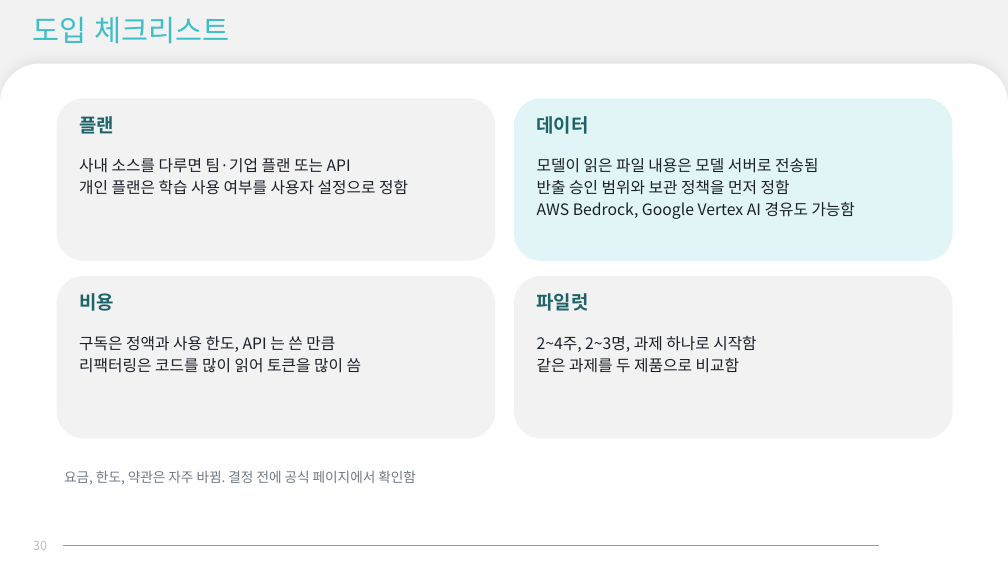
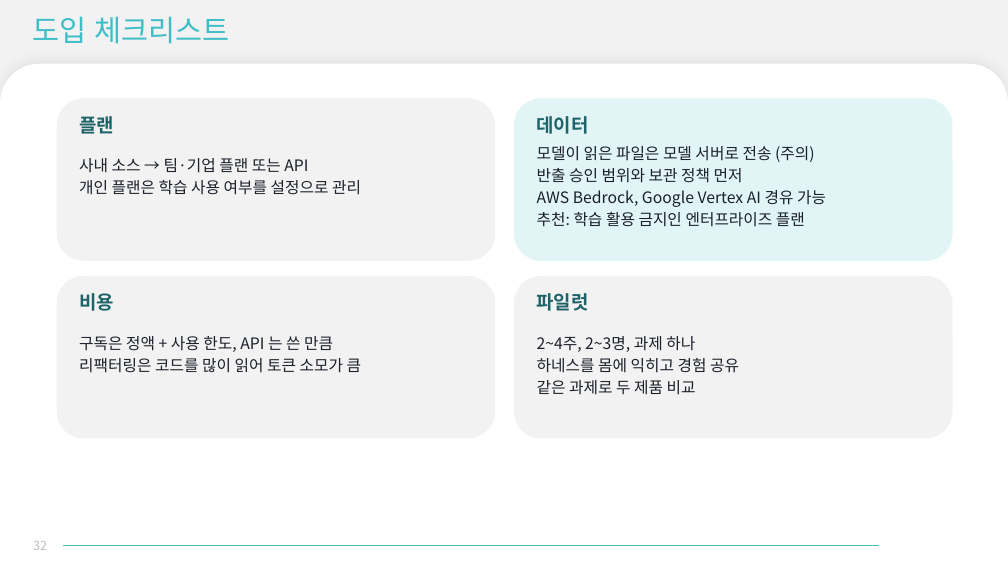
Before and after one commit to evespimrose/SVD-Harness, a slide deck: slide 32 of docs/presentation/LLM-도입-발표.pptx (slide 30 before the commit). Drawn at 1008x567 pixels with LibreOffice and Linux fonts; fonts in the diff are those of the drawing; background and template pictures are left out. Boxes give left, top, right and bottom in pixels: in the first picture for what was removed or moved away, otherwise in the second. Text is boxed around its words. In the diff, an @@ line names an element or a change of style, - is before the commit and + after.

Commit message:
docs: 발표 문구 정리와 요금제 슬라이드 추가

```diff
--- a/docs/presentation/LLM-도입-발표.pptx
+++ b/docs/presentation/LLM-도입-발표.pptx
@@ text at [537, 146, 826, 227]: text changed @@
-모델이 읽은 파일 내용은 모델 서버로 전송됨
-반출 승인 범위와 보관 정책을 먼저 정함
-AWS Bedrock, Google Vertex AI 경유도 가능함
+모델이 읽은 파일은 모델 서버로 전송 (주의)
+반출 승인 범위와 보관 정책 먼저
+AWS Bedrock, Google Vertex AI 경유 가능
+추천: 학습 활용 금지인 엔터프라이즈 플랜
@@ text at [79, 158, 361, 195]: text changed @@
-사내 소스를 다루면 팀·기업 플랜 또는 API
-개인 플랜은 학습 사용 여부를 사용자 설정으로 정함
+사내 소스 → 팀·기업 플랜 또는 API
+개인 플랜은 학습 사용 여부를 설정으로 관리
@@ text at [79, 336, 361, 373]: text changed @@
-구독은 정액과 사용 한도, API 는 쓴 만큼
-리팩터링은 코드를 많이 읽어 토큰을 많이 씀
+구독은 정액 + 사용 한도, API 는 쓴 만큼
+리팩터링은 코드를 많이 읽어 토큰 소모가 큼
@@ text at [537, 336, 739, 395]: text changed @@
-2~4주, 2~3명, 과제 하나로 시작함
-같은 과제를 두 제품으로 비교함
+2~4주, 2~3명, 과제 하나
+하네스를 몸에 익히고 경험 공유
+같은 과제로 두 제품 비교
@@ text removed at [64, 470, 416, 484] @@
-요금, 한도, 약관은 자주 바뀜. 결정 전에 공식 페이지에서 확인함
@@ page number at [33, 541, 47, 550]: text changed @@
-30
+32
```
Also in this commit, not shown: 27 other slides changed, 2 slides added.
